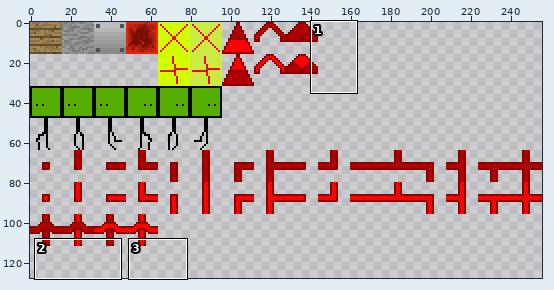
Sprite sheet: rsc/atlas.png. The first picture is a wide view before the edit; the outline marks the close-up.
Close-up. As it was:
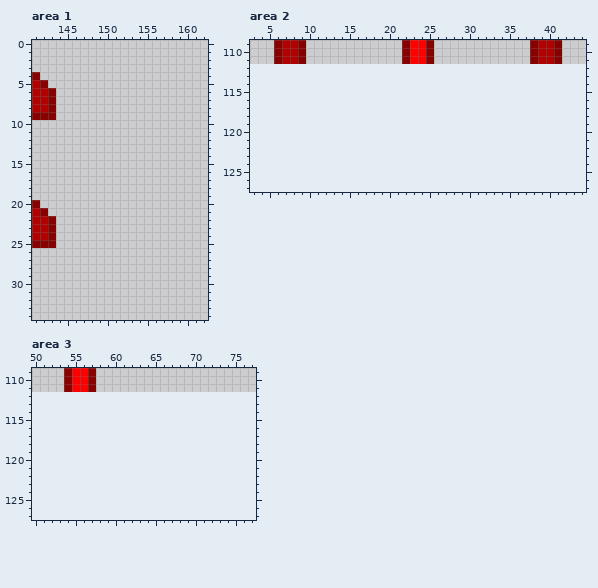
The file is 256x112 pixels. Colours within 5 levels of each other are drawn and written as one. Shown: area 1: x 141..162, y 0..34; area 2: x 3..44, y 109..127; area 3: x 50..77, y 109..127. The old version is drawn lined up with the new one, on the new canvas.
And afterwards:
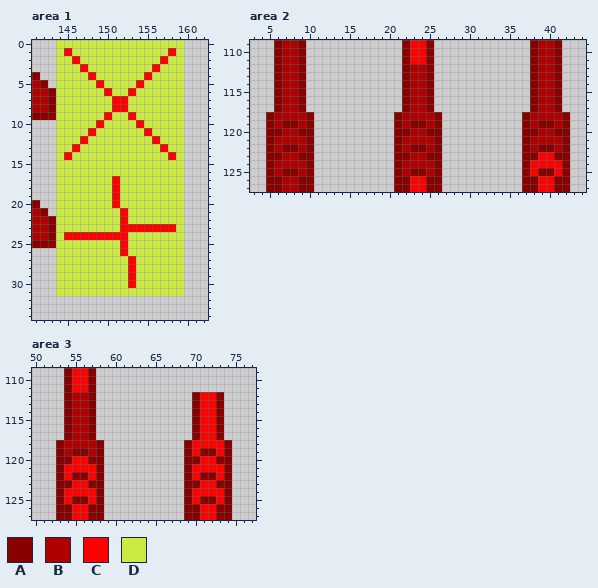
Palette (. is transparent): A #890000  B #b00000  C #ff0000  D #cbea42
What changed:
canvas 256x112 -> 256x128
Changed rows in their new state; - is an unchanged pixel.
Area 1:
first column x 144:
 0 DDDDDDDDDDDDDDDD
 1 DCDDDDDDDDDDDDCD
 2 DDCDDDDDDDDDDCDD
 3 DDDCDDDDDDDDCDDD
 4 DDDDCDDDDDDCDDDD
 5 DDDDDCDDDDCDDDDD
 6 DDDDDDCDDCDDDDDD
 7 DDDDDDDCCDDDDDDD
 8 DDDDDDDCCDDDDDDD
 9 DDDDDDCDDCDDDDDD
10 DDDDDCDDDDCDDDDD
11 DDDDCDDDDDDCDDDD
12 DDDCDDDDDDDDCDDD
13 DDCDDDDDDDDDDCDD
14 DCDDDDDDDDDDDDCD
15 DDDDDDDDDDDDDDDD
16 DDDDDDDDDDDDDDDD
17 DDDDDDDCDDDDDDDD
18 DDDDDDDCDDDDDDDD
19 DDDDDDDCDDDDDDDD
20 DDDDDDDCDDDDDDDD
21 DDDDDDDDCDDDDDDD
22 DDDDDDDDCDDDDDDD
23 DDDDDDDDCCCCCCCD
24 DCCCCCCCCDDDDDDD
25 DDDDDDDDCDDDDDDD
26 DDDDDDDDCDDDDDDD
27 DDDDDDDDDCDDDDDD
28 DDDDDDDDDCDDDDDD
29 DDDDDDDDDCDDDDDD
30 DDDDDDDDDCDDDDDD
31 DDDDDDDDDDDDDDDD
Area 2:
first column x 5:
112 -ABBA------------ABBA------------ABBA-
113 -ABBA------------ABBA------------ABBA-
114 -ABBA------------ABBA------------ABBA-
115 -ABBA------------ABBA------------ABBA-
116 -ABBA------------ABBA------------ABBA-
117 -ABBA------------ABBA------------ABBA-
118 ABBBBA----------ABBBBA----------ABBBBA
119 ABAABA----------ABAABA----------ABAABA
120 AABBAA----------AABBAA----------AABBAA
121 ABBBBA----------ABBBBA----------ABBBBA
122 ABAABA----------ABAABA----------ABAABA
123 AABBAA----------AABBAA----------AACCAA
124 ABBBBA----------ABBBBA----------ACCCCA
125 ABAABA----------ABAABA----------ACAACA
126 AABBAA----------AACCAA----------AACCAA
127 AABBAA----------AACCAA----------AACCAA
Area 3:
first column x 53:
112 -ABBA------------ACCA-
113 -ABBA------------ACCA-
114 -ABBA------------ACCA-
115 -ABBA------------ACCA-
116 -ABBA------------ACCA-
117 -ABBA------------ACCA-
118 ABBBBA----------ACCCCA
119 ABAABA----------ACAACA
120 AACCAA----------AACCAA
121 ACCCCA----------ACCCCA
122 ACAACA----------ACAACA
123 AACCAA----------AACCAA
124 ACCCCA----------ACCCCA
125 ACAACA----------ACAACA
126 AACCAA----------AACCAA
127 AACCAA----------AACCAA
